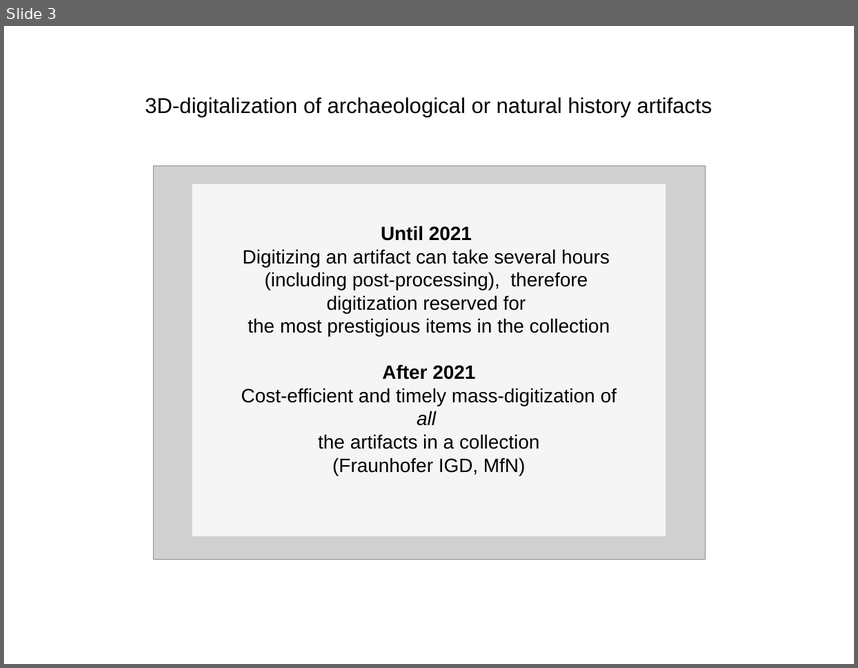
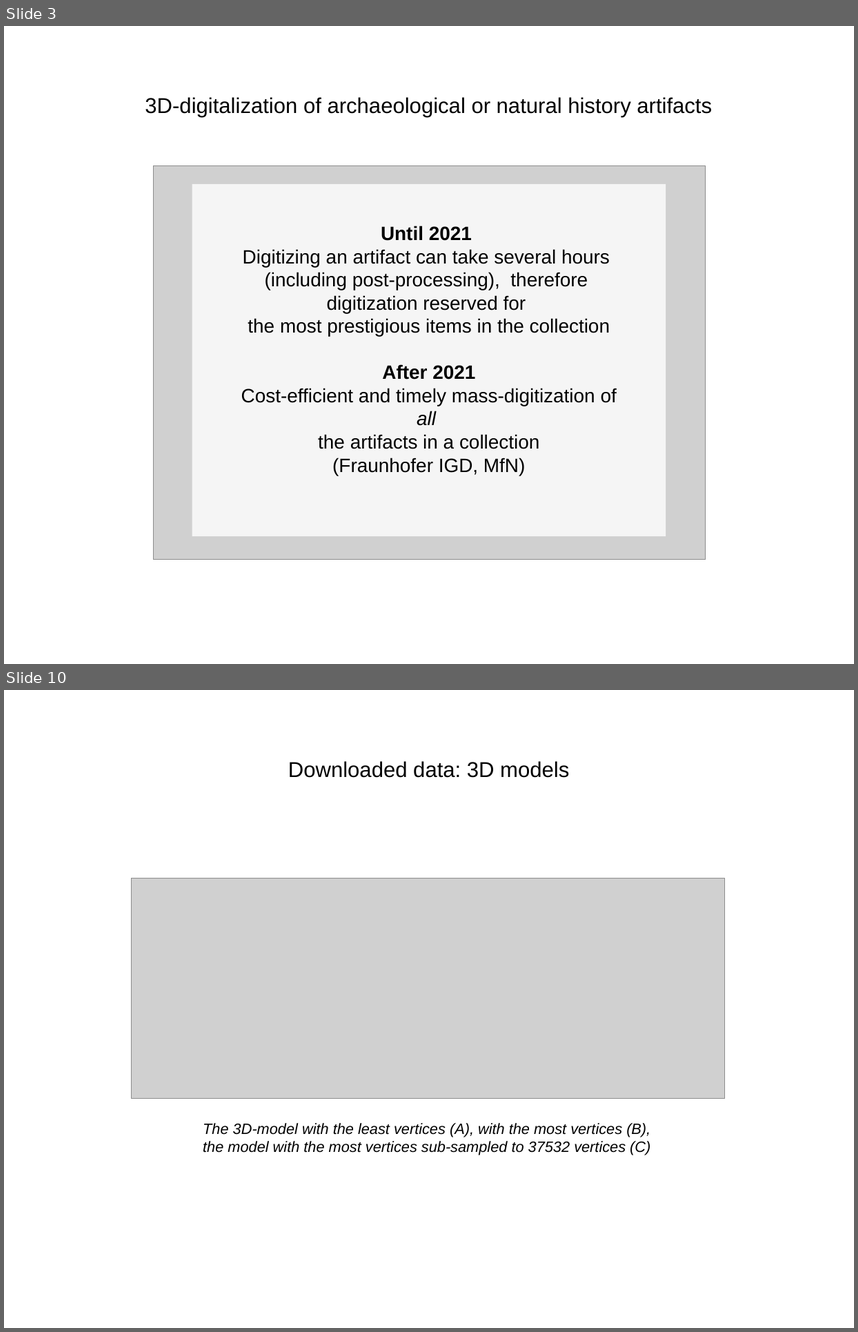
Before and after one commit to aot29/pottery_classifier, a slide deck: Paper/Presentation.odp. Shown one above the other, each under a label of ours: slide 3 before the commit, slides 3 and 10 after it; the slides between them are not shown. The pictures are 858x668 and 858x1332 pixels, drawn with LibreOffice and Linux fonts; fonts in the diff are those of the drawing; grey boxes stand for pictures. Boxes give left, top, right and bottom in pixels: in the first picture for what was removed or moved away, otherwise in the second. Text is boxed around its words. In the diff, an @@ line names an element or a change of style, - is before the commit and + after.

```diff
--- a/Paper/Presentation.odp
+++ b/Paper/Presentation.odp
@@ slide 10 added at bbox=[4, 690, 854, 1328], background #FFFFFF @@
@@ title added at bbox=[288, 761, 569, 778], 20 pt, text #000000 @@
+Downloaded data: 3D models
@@ picture added at bbox=[131, 878, 725, 1098] @@
@@ text added at bbox=[203, 1123, 651, 1155], 14 pt, text #000000, italic @@
+The 3D-model with the least vertices (A), with the most vertices (B),
+the model with the most vertices sub-sampled to 37532 vertices (C)
```
Also in this commit, not shown: 1 slide changed, 9 other slides added, 17 other files.
